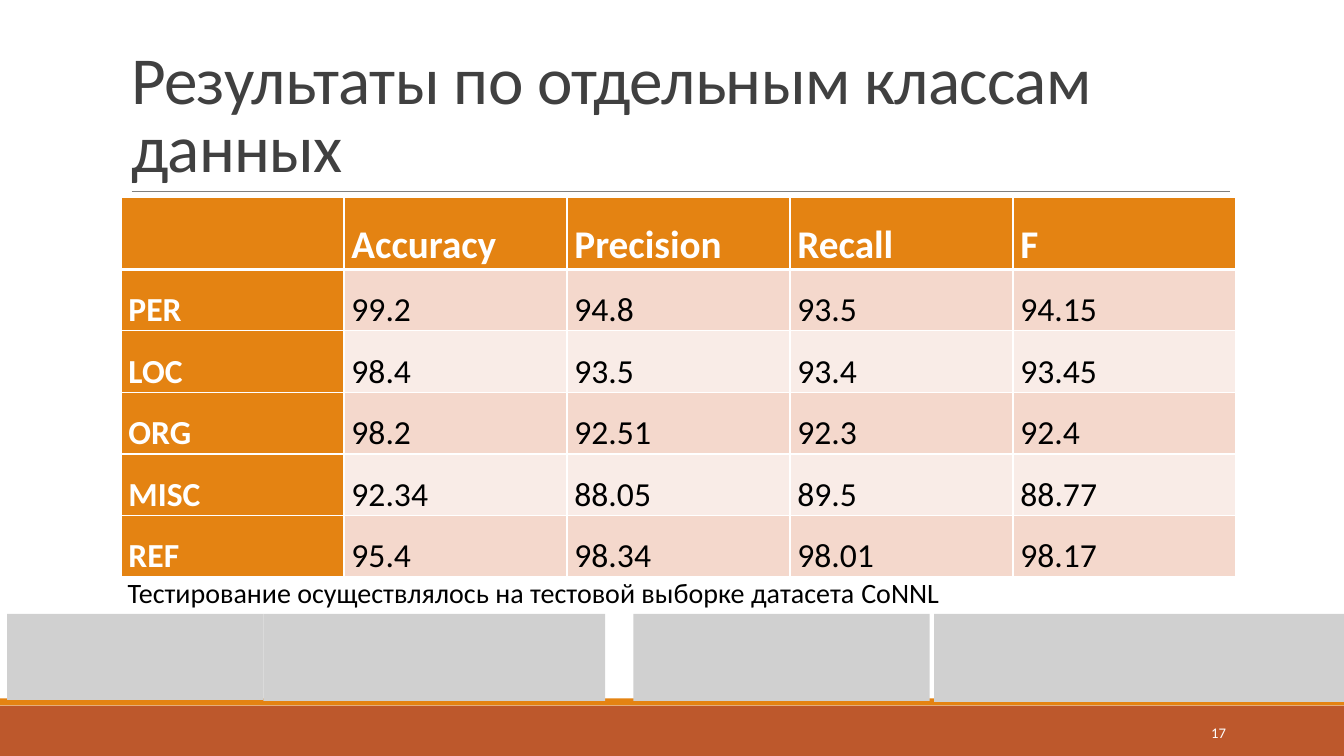
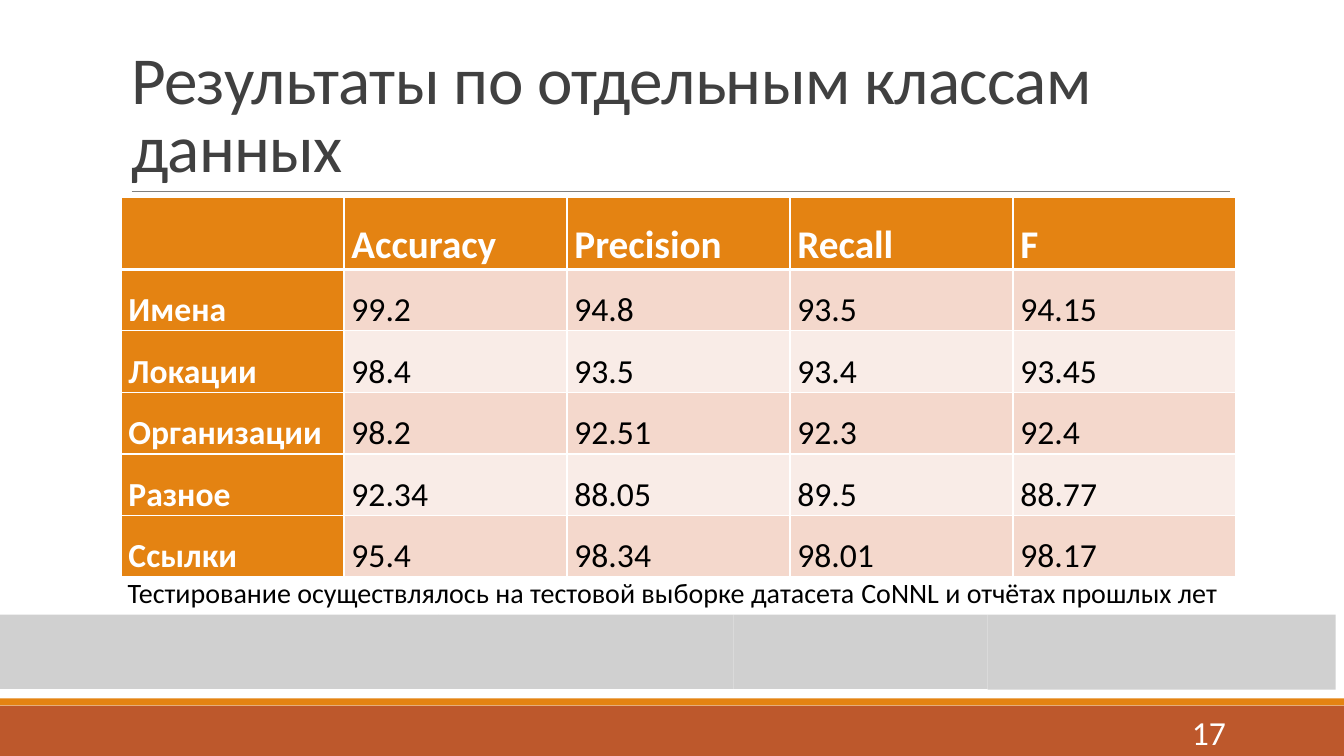
Before and after one commit to J-CITY/METADATA-EXTRACTOR, a slide deck: slide 17 of report.pptx. Drawn at 1344x756 pixels with LibreOffice and Linux fonts; fonts in the diff are those of the drawing; grey boxes stand for pictures. Boxes give left, top, right and bottom in pixels: in the first picture for what was removed or moved away, otherwise in the second. Text is boxed around its words. In the diff, an @@ line names an element or a change of style, - is before the commit and + after.

```diff
--- a/report.pptx
+++ b/report.pptx
@@ table at bbox=[121, 198, 1235, 572] @@
-row 2, column 1: PER
+row 2, column 1: Имена
-row 3, column 1: LOC
+row 3, column 1: Локации
-row 4, column 1: ORG
+row 4, column 1: Организации
-row 5, column 1: MISC
+row 5, column 1: Разное
-row 6, column 1: REF
+row 6, column 1: Ссылки
@@ text at bbox=[128, 584, 1217, 608]: text changed @@
-Тестирование осуществлялось на тестовой выборке датасета CoNNL
+Тестирование осуществлялось на тестовой выборке датасета CoNNL и отчётах прошлых лет
@@ picture: place and size @@
-picture at bbox=[7, 614, 263, 700]
+picture at bbox=[0, 615, 439, 690]
@@ picture removed at bbox=[263, 614, 605, 701] @@
@@ picture added at bbox=[439, 615, 734, 690] @@
@@ picture removed at bbox=[633, 614, 930, 701] @@
@@ picture added at bbox=[734, 615, 988, 690] @@
@@ picture: place and size @@
-picture at bbox=[935, 614, 1344, 702]
+picture at bbox=[988, 615, 1336, 691]
@@ page number at bbox=[1192, 723, 1226, 745]: size 10.5 to 24 pt @@
```
Also in this commit, not shown: 14 other slides changed, 1 slide added, 1 slide removed, 21 other files.
